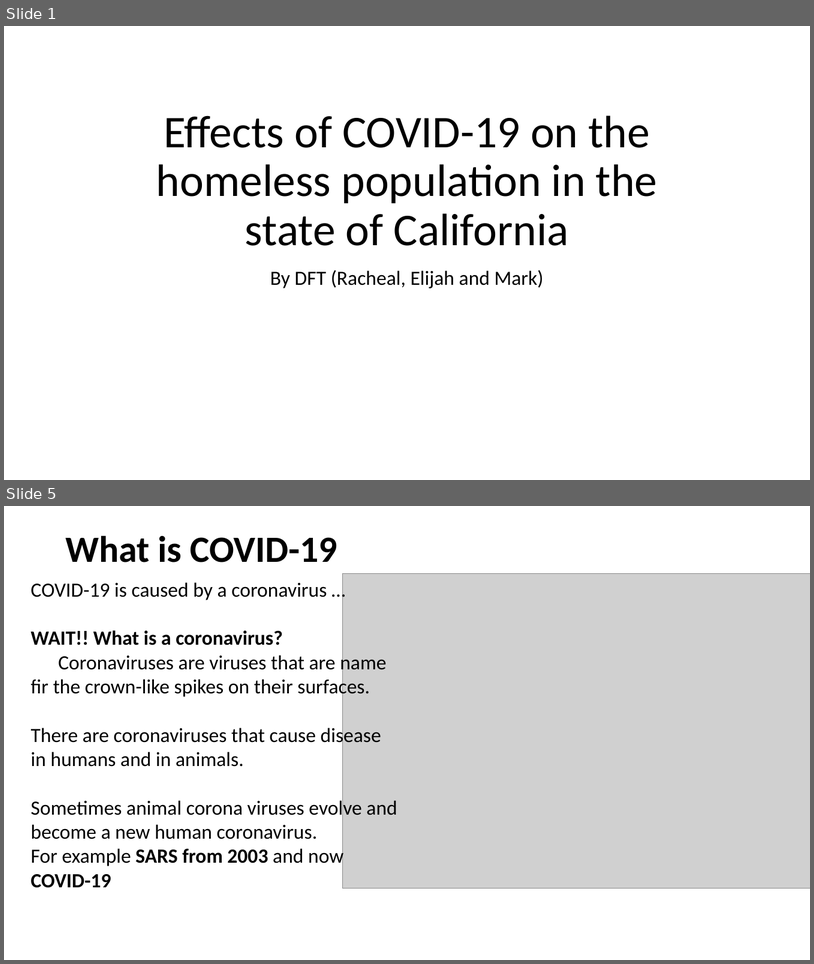
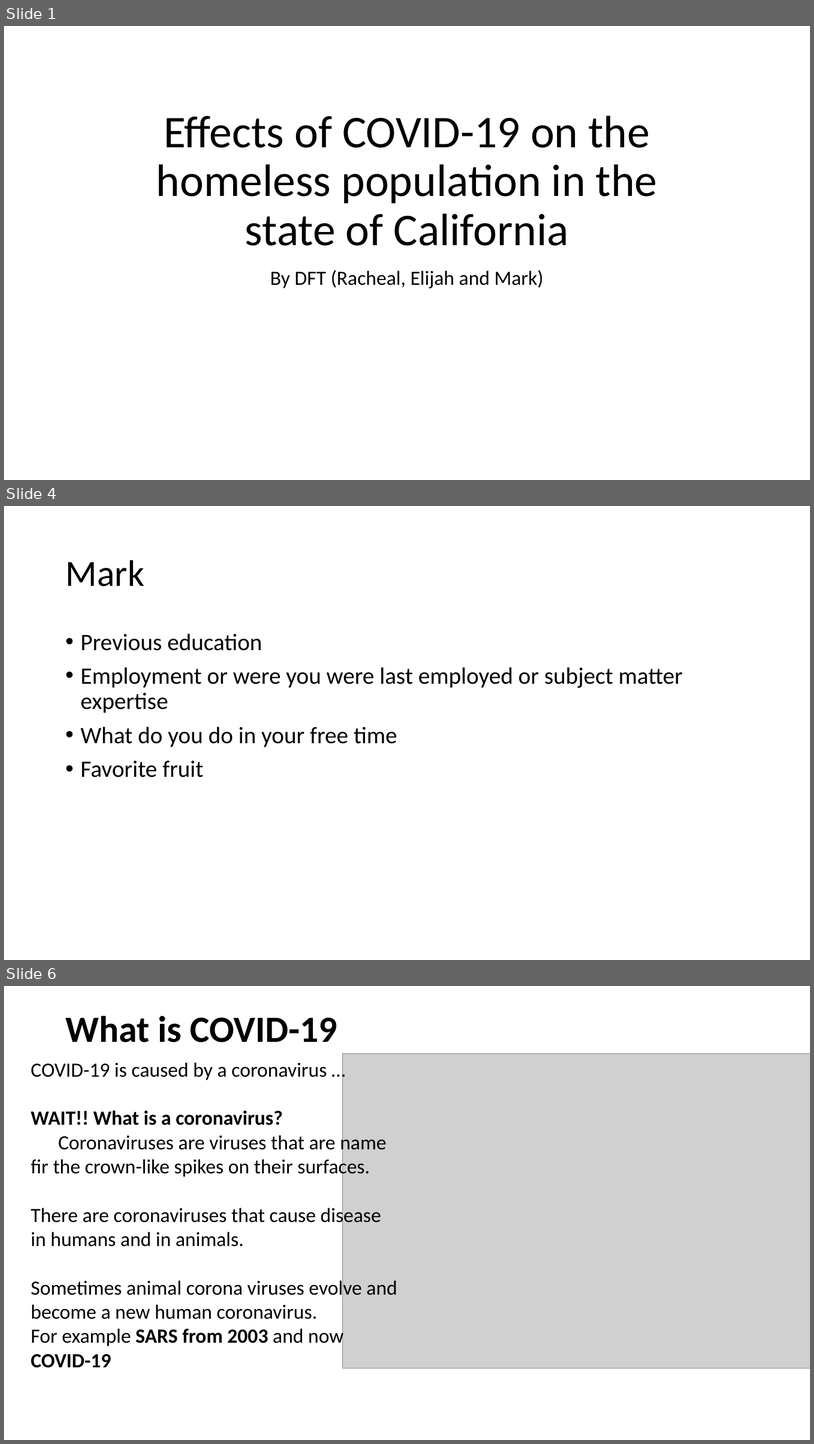
Before and after one commit to engmarkrezk/DFT_FinalProject, a slide deck: RecoverdDFTppt.pptx. Shown one above the other, each under a label of ours: slides 1 and 5 before the commit, slides 1, 4 and 6 after it; the slides between them are not shown. The pictures are 814x964 and 814x1444 pixels, drawn with LibreOffice and Linux fonts; fonts in the diff are those of the drawing; grey boxes stand for pictures. Boxes give left, top, right and bottom in pixels: in the first picture for what was removed or moved away, otherwise in the second. Text is boxed around its words. In the diff, an @@ line names an element or a change of style, - is before the commit and + after.

```diff
--- a/RecoverdDFTppt.pptx
+++ b/RecoverdDFTppt.pptx
@@ slide 4 added at [4,506,810,960], background #FFFFFF @@
@@ title added at [65,560,144,586], 44 pt, text #000000 @@
+Mark
@@ text added at [81,633,683,777], 28 pt, text #000000 @@
+• Previous education
+• Employment or were you were last employed or subject matter expertise
+• What do you do in your free time
+• Favorite fruit
@@ what was slide 5 is now slide 6 @@
```
Also in this commit, not shown: 3 slides changed, 7 other slides added, 3 slides removed, 1 other file.
